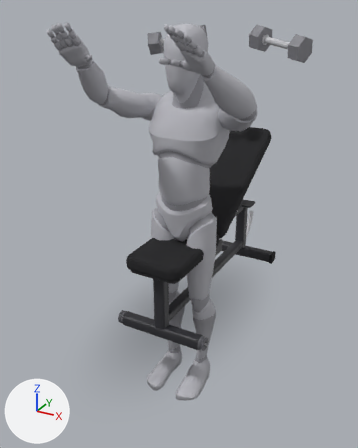
The glTF model app/src/main/assets/mannequins/db_incline_press_30.glb as it was, and as the next commit left it.
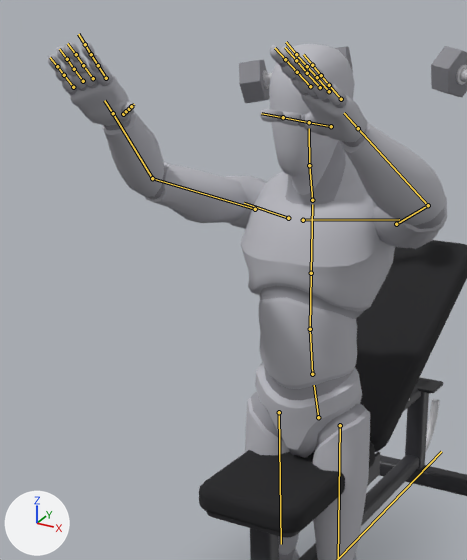
Old and new are each drawn whole from a 50 mm camera at (1.05, -2.08, 1.48) aimed at (-0.04, -0.11, 0.5) and again close up on the part from 6% to 75% of the width and 0% to 66% of the height. Lighting does not change. The marker at lower left points along +X, +Y and +Z. The older version's two pictures come first. Both versions are drawn at frame 5 of the action 'lowering'; the numbers are the values there. The bones that change, and the others that lie on the model, are drawn over the model as lines in the close-ups.

Names of what the first close-up shows: 'bench_1', 'bench_16', 'bench_5', 'bench_6', 'bench_8', 'bench_back_pad', 'body', 'body_1', 'dumbbell_l_4', 'dumbbell_r_2' and 10 more.
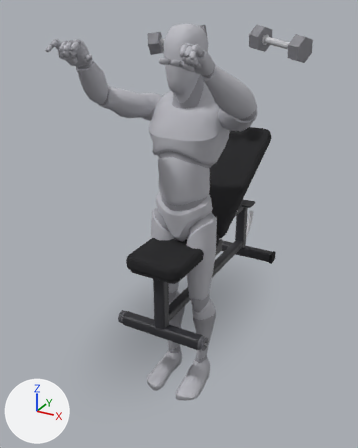
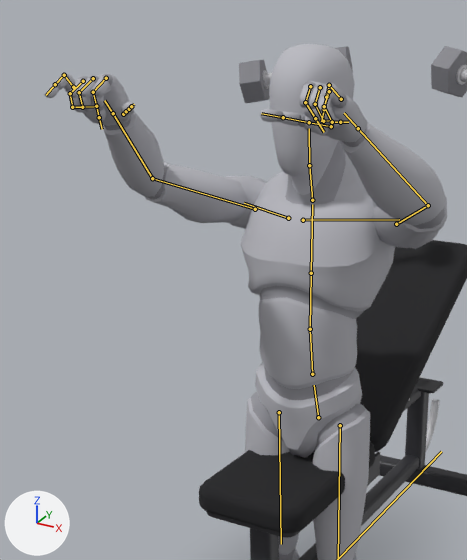
What the commit changed:
Bone 'index_01_l' (bone_index_01_l) turns from (0, 0, 0) to (60, 22, -38) degrees about its own x, y and z.
Bone 'index_02_l' (bone_index_02_l) turns from (0, 0, 0) to (64, 25, -39) degrees about its own x, y and z.
Bone 'middle_01_l' (bone_middle_01_l) turns from (0, 0, 0) to (58, 21, -36) degrees about its own x, y and z.
Bone 'middle_02_l' (bone_middle_02_l) turns from (0, 0, 0) to (62, 23, -38) degrees about its own x, y and z.
Bone 'middle_03_l' (bone_middle_03_l) turns from (0, 0, 0) to (46, 13, -31) degrees about its own x, y and z.
Bone 'pinky_02_l' (bone_pinky_02_l) turns from (0, 0, 0) to (60, 22, -38) degrees about its own x, y and z.
Bone 'ring_01_l' (bone_ring_01_l) turns from (0, 0, 0) to (57, 20, -36) degrees about its own x, y and z.
Bone 'ring_02_l' (bone_ring_02_l) turns from (0, 0, 0) to (61, 23, -38) degrees about its own x, y and z.
Bone 'ring_03_l' (bone_ring_03_l) turns from (0, 0, 0) to (46, 13, -30) degrees about its own x, y and z.
Bone 'index_01_r' (bone_index_01_r) turns from (0, 0, 0) to (60, -22, 38) degrees about its own x, y and z.
Bone 'index_02_r' (bone_index_02_r) turns from (0, 0, 0) to (64, -25, 39) degrees about its own x, y and z.
Bone 'middle_01_r' (bone_middle_01_r) turns from (0, 0, 0) to (58, -21, 36) degrees about its own x, y and z.
Bone 'middle_02_r' (bone_middle_02_r) turns from (0, 0, 0) to (62, -23, 38) degrees about its own x, y and z.
Bone 'middle_03_r' (bone_middle_03_r) turns from (0, 0, 0) to (46, -13, 31) degrees about its own x, y and z.
Bone 'pinky_02_r' (bone_pinky_02_r) turns from (0, 0, 0) to (60, -22, 38) degrees about its own x, y and z.
Bone 'ring_01_r' (bone_ring_01_r) turns from (0, 0, 0) to (57, -20, 36) degrees about its own x, y and z.
Bone 'ring_02_r' (bone_ring_02_r) turns from (0, 0, 0) to (61, -23, 38) degrees about its own x, y and z.
Bone 'ring_03_r' (bone_ring_03_r) turns from (0, 0, 0) to (46, -13, 30) degrees about its own x, y and z.

What differs and where, as boxes [x1, y1, x2, y2] in the close-ups (467 x 560 px):
'body', posed: before [48, 41, 447, 560]; after [44, 44, 447, 560]
'body_1', posed: before [55, 53, 445, 560]; after [54, 73, 445, 560]
bone 'index_01_l', root to tip: before (310, 86) to (297, 72); after (310, 86) to (305, 102)
bone 'index_02_l', root to tip: before (297, 72) to (285, 59); after (305, 102) to (315, 118)
bone 'middle_01_l', root to tip: before (320, 87) to (307, 73); after (320, 87) to (315, 104)
bone 'middle_02_l', root to tip: before (307, 73) to (296, 60); after (315, 104) to (323, 121)
bone 'middle_03_l', root to tip: before (296, 60) to (285, 47); after (323, 121) to (332, 120)
bone 'pinky_02_l', root to tip: before (329, 85) to (321, 75); after (329, 85) to (326, 97)
bone 'ring_01_l', root to tip: before (329, 91) to (317, 77); after (329, 91) to (324, 106)
bone 'ring_02_l', root to tip: before (317, 77) to (307, 66); after (324, 106) to (332, 122)
bone 'ring_03_l', root to tip: before (307, 66) to (296, 54); after (332, 122) to (340, 122)
bone 'index_01_r', root to tip: before (106, 78) to (98, 65); after (106, 78) to (93, 92)
bone 'index_02_r', root to tip: before (98, 65) to (91, 54); after (93, 92) to (96, 106)
bone 'middle_01_r', root to tip: before (93, 78) to (83, 65); after (93, 78) to (79, 92)
bone 'middle_02_r', root to tip: before (83, 65) to (76, 54); after (79, 92) to (82, 107)
bone 'middle_03_r', root to tip: before (76, 54) to (67, 43); after (82, 107) to (94, 106)
bone 'pinky_02_r', root to tip: before (64, 75) to (57, 66); after (64, 75) to (55, 84)
bone 'ring_01_r', root to tip: before (83, 81) to (74, 69); after (83, 81) to (70, 93)
bone 'ring_02_r', root to tip: before (74, 69) to (67, 59); after (70, 93) to (72, 107)
bone 'ring_03_r', root to tip: before (67, 59) to (59, 49); after (72, 107) to (83, 107)
